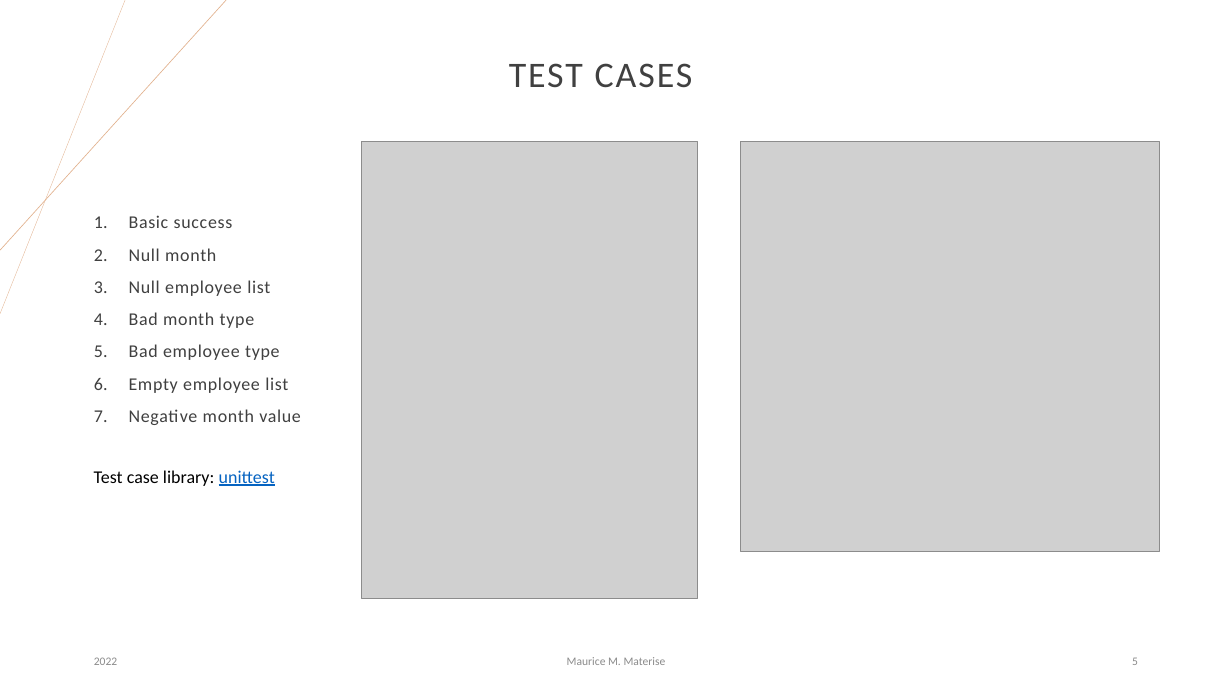
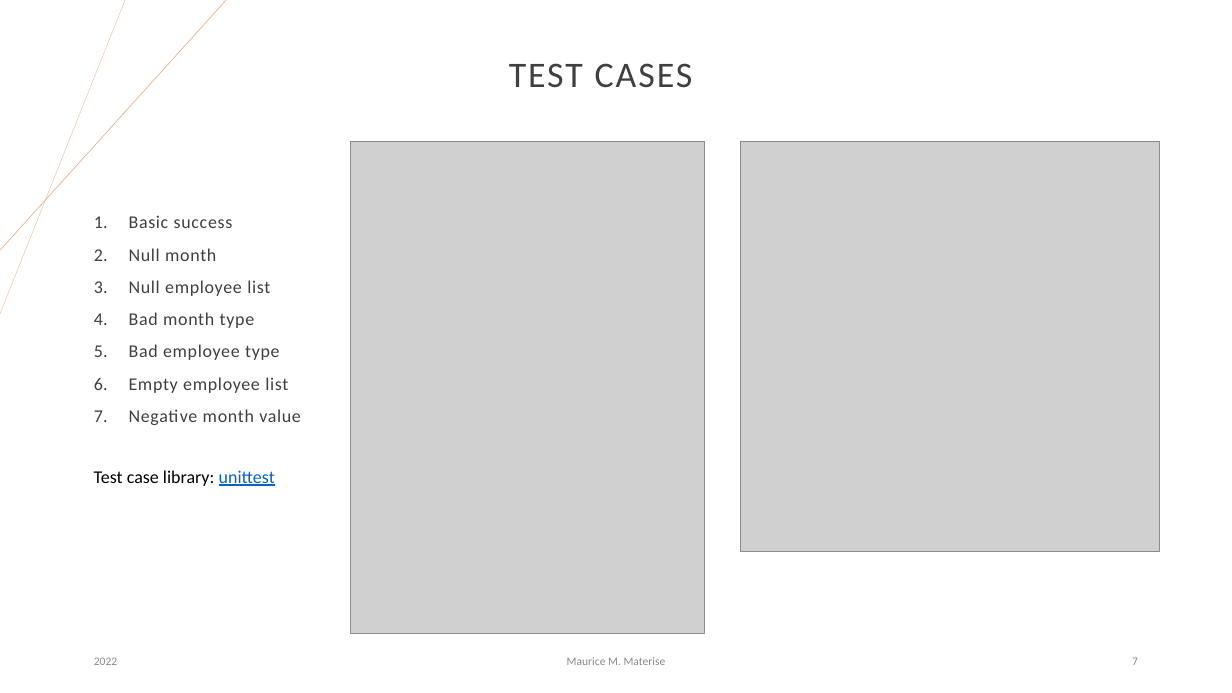
Before and after one commit to materimm/SAS, a slide deck: slide 7 of SAS Interview Presentation.pptx (slide 5 before the commit). Drawn at 1232x693 pixels with LibreOffice and Linux fonts; fonts in the diff are those of the drawing; grey boxes stand for pictures. Boxes give left, top, right and bottom in pixels: in the first picture for what was removed or moved away, otherwise in the second. Text is boxed around its words. In the diff, an @@ line names an element or a change of style, - is before the commit and + after.

```diff
--- a/SAS Interview Presentation.pptx
+++ b/SAS Interview Presentation.pptx
@@ picture: place and size @@
-picture at (362, 141, 699, 598)
+picture at (351, 141, 704, 633)
@@ page number at (1132, 657, 1138, 665): text changed @@
-5
+7
```
Also in this commit, not shown: 7 other slides changed, 2 slides added, 2 other files.
